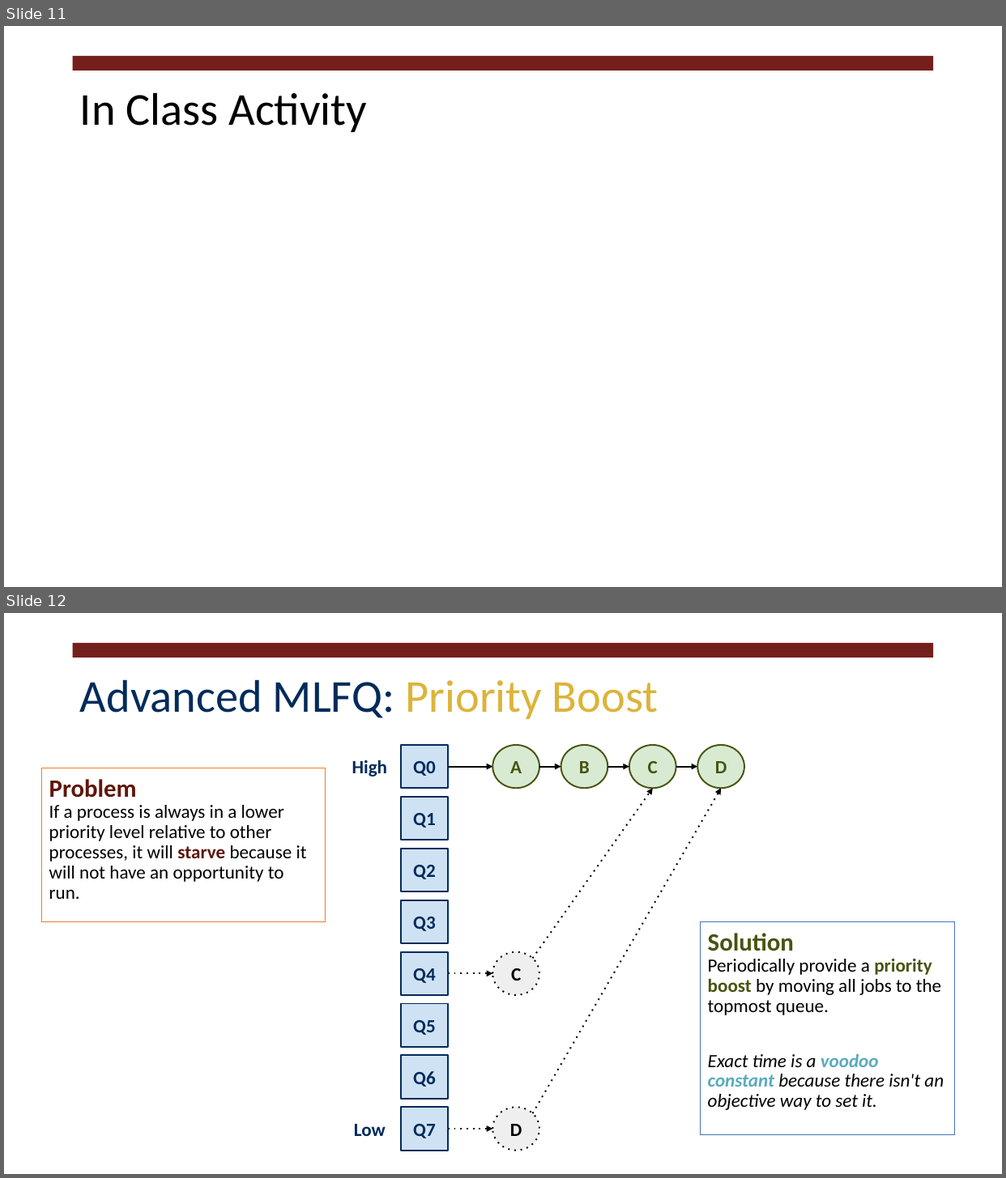
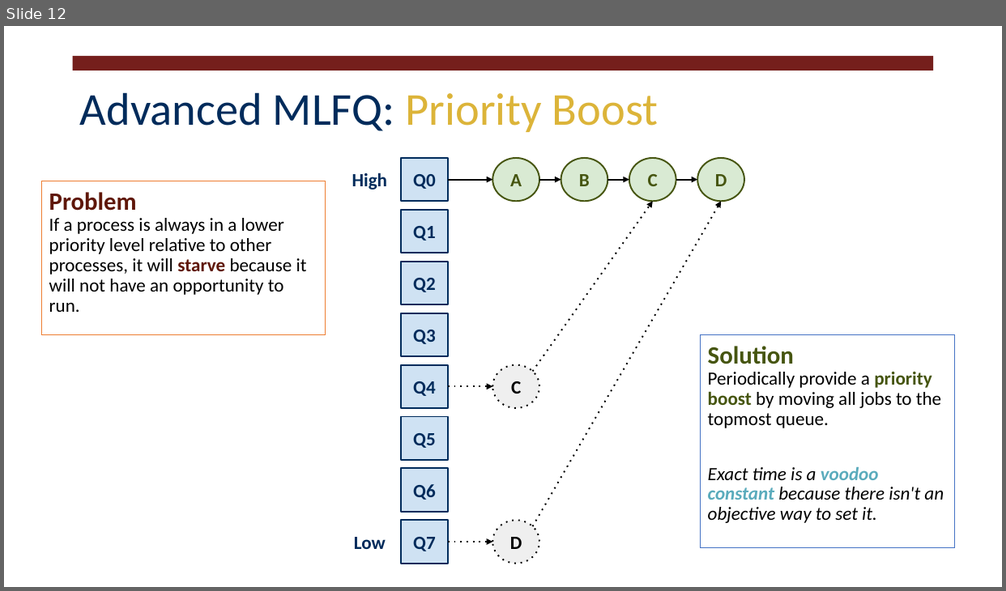
Before and after one commit to RHIT-CSSE/csse332, a slide deck: ClassMaterials/CPU_Scheduling2/CPUScheduling2.pptx. Shown one above the other, each under a label of ours: slides 11 and 12 before the commit, slide 12 after it. The pictures are 1006x1178 and 1006x591 pixels, drawn with LibreOffice and Linux fonts; fonts in the diff are those of the drawing. Boxes give left, top, right and bottom in pixels: in the first picture for what was removed or moved away, otherwise in the second. Text is boxed around its words. In the diff, an @@ line names an element or a change of style, - is before the commit and + after.

```diff
--- a/ClassMaterials/CPU_Scheduling2/CPUScheduling2.pptx
+++ b/ClassMaterials/CPU_Scheduling2/CPUScheduling2.pptx
@@ slide 11 removed at (4,26,1002,587), background #FFFFFF; not listed: 1 template element that a slide beside it also shows @@
@@ title removed at (80,92,367,132) @@
-In Class Activity
```
Also in this commit, not shown: 1 slide changed, 1 slide added, 3 other files.
